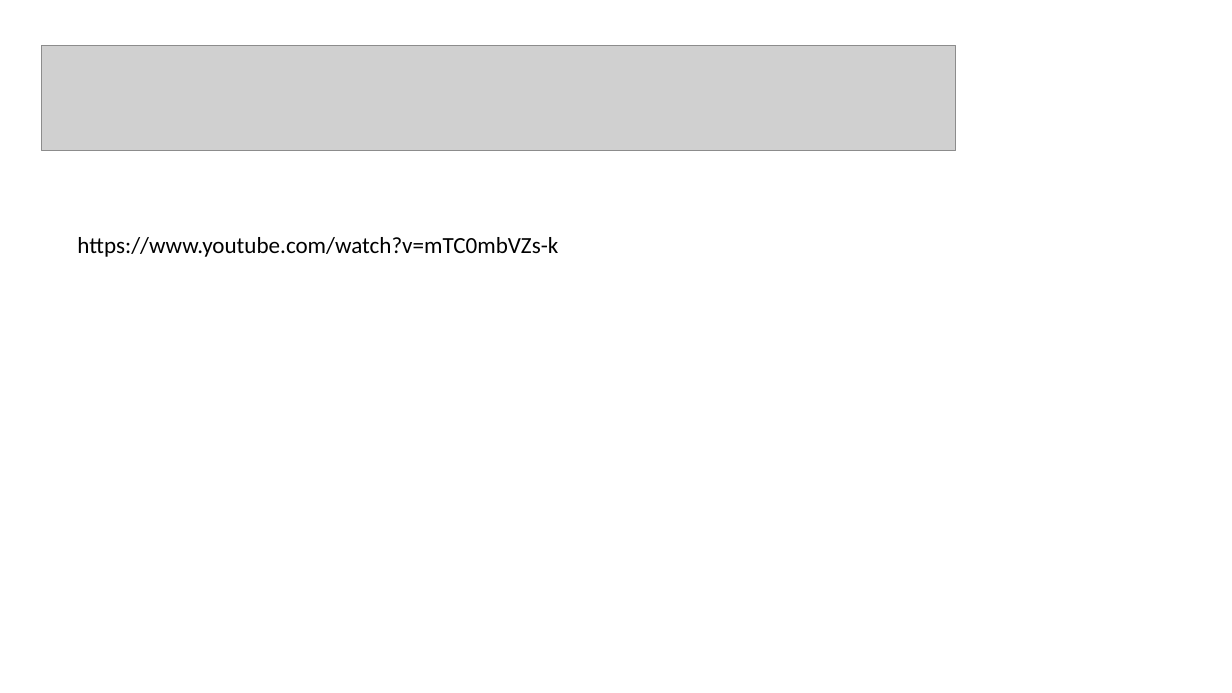
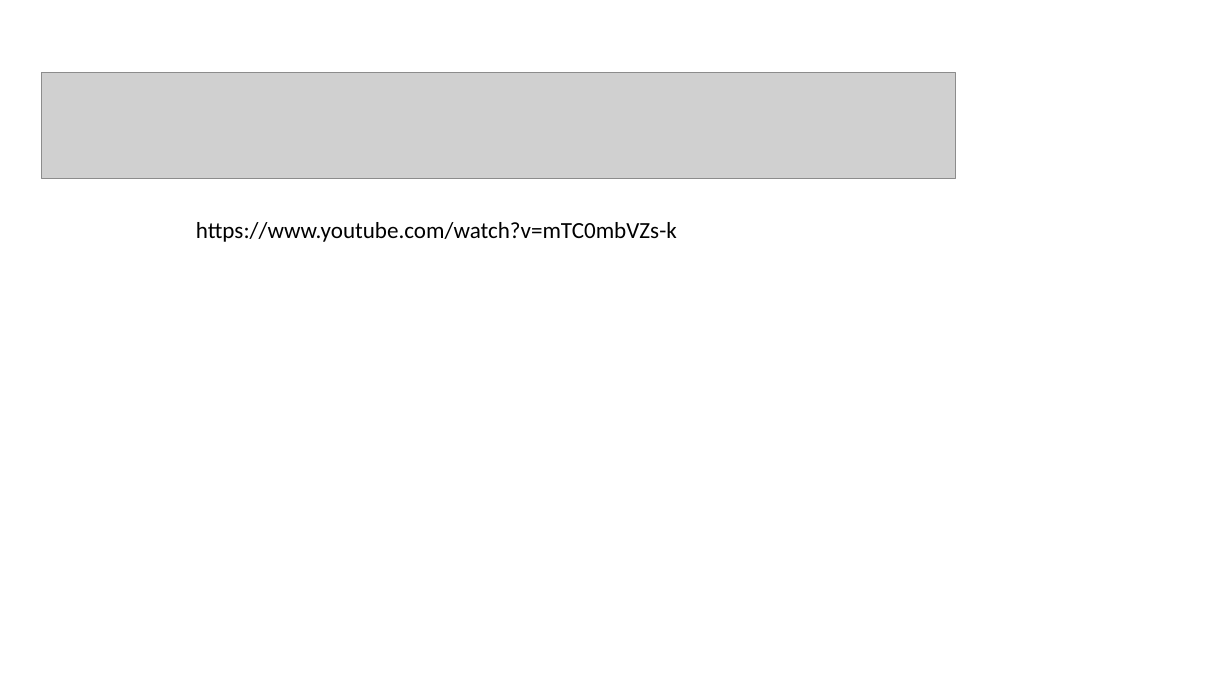
Before and after one commit to DangVanDoan05/WordPress, a slide deck: slide 3 of Chuyển dữ liệu giữa 2 trang Web.pptx. Drawn at 1232x693 pixels with LibreOffice and Linux fonts; fonts in the diff are those of the drawing; grey boxes stand for pictures. Boxes give left, top, right and bottom in pixels: in the first picture for what was removed or moved away, otherwise in the second. Text is boxed around its words. In the diff, an @@ line names an element or a change of style, - is before the commit and + after.

```diff
--- a/Chuyển dữ liệu giữa 2 trang Web.pptx
+++ b/Chuyển dữ liệu giữa 2 trang Web.pptx
@@ picture: place and size @@
-picture at (42, 45, 957, 151)
+picture at (42, 73, 957, 178)
@@ text "https://www.youtube.com/watch?v=mTC0mbVZs-k": place and size @@
-text "https://www.youtube.com/watch?v=mTC0mbVZs-k" at (77, 237, 558, 257)
+text "https://www.youtube.com/watch?v=mTC0mbVZs-k" at (196, 222, 677, 242)
```
Also in this commit, not shown: 5 slides added, 3 slides removed, 4 other files.
